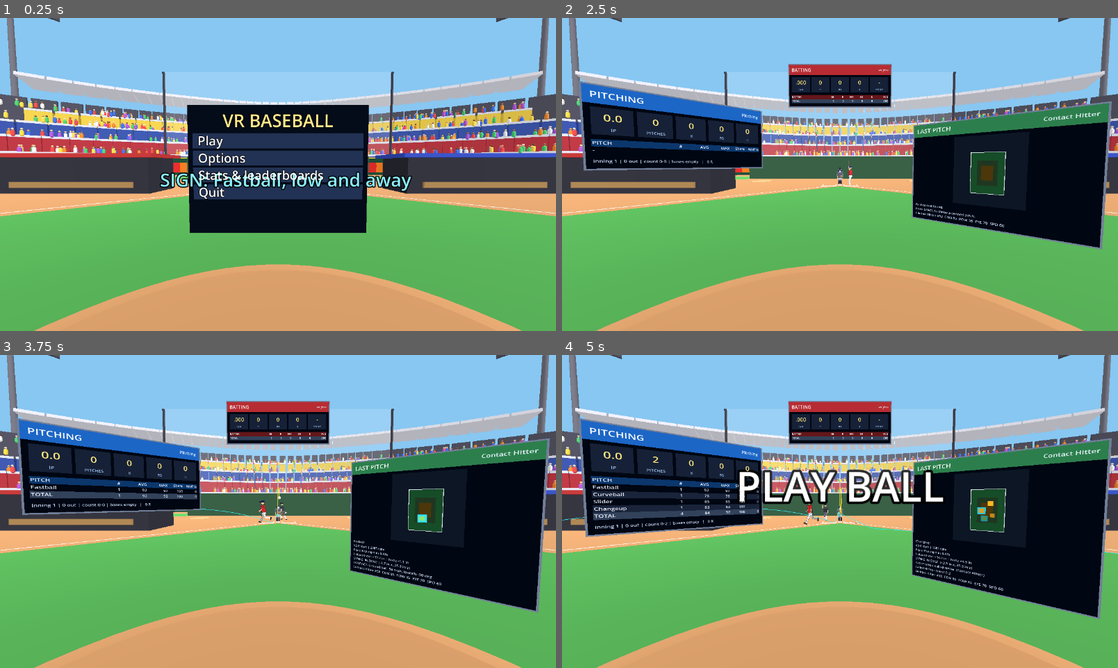
Above: before the commit, frames 1-4 (two rows, left to right).
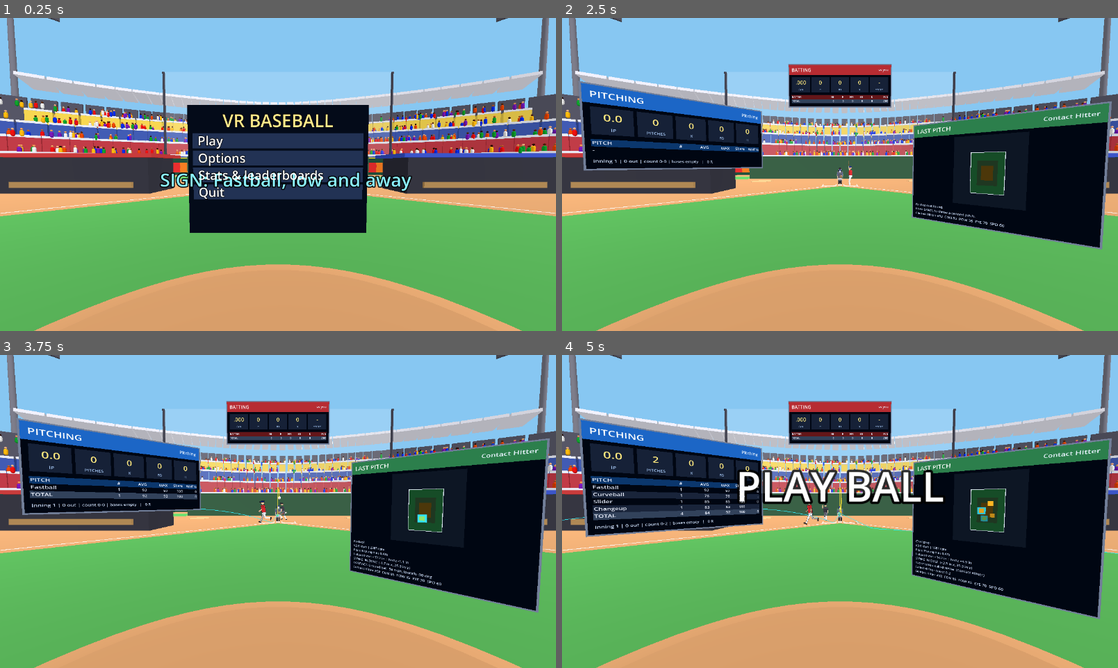
Above: after the commit, the same moments.

Repository: jbax-and-his-ai-pals/009-vr-baseball
Game: Godot game, scene res://scenes/bullpen.tscn
Two runs of this game, one before a commit and one after it. Both use one fixed random seed, a clock stepped at 60 frames per second and the inputs below.
Inputs (mouse positions are in pixels of both pictures, inside the frame that each line leads up to):
- Up to frame 1 (0.25 s): no input
- Up to frame 2 (2.5 s): tap Enter (ui_accept) at 0.5, 0.77, 1.25, 2 s; move the mouse to (962, 158) at 0.52 s; hold Up 0.53-1.25 s; tap Space (ui_select) at 0.6, 2.3 s; click (962, 158) at 0.67 s; drag from (728, 190) to (812, 237) at 1.27 s; move the mouse to (895, 105) at 2.02 s; hold Up from 2.03 s (still down); tap P at 2.1 s
- Up to frame 3 (3.75 s): release Up at 2.75 s; tap Enter (ui_accept) at 2.75 s; drag from (250, 574) to (111, 464) at 2.77 s; move the mouse to (444, 558) at 3.52 s; hold Down from 3.53 s (still down); tap Keypad Enter at 3.6 s
- Up to frame 4 (5 s): tap Enter (ui_accept) at 3.77 s; tap Space (ui_select) at 3.8 s; release Down at 4.25 s; drag from (673, 464) to (756, 433) at 4.27 s

The runs differ from the first frame. In frame 1, 2.0% of the frame differs, in the area x 0-100%, y 25-44%; in frame 2, 0.9%; in frame 3, 0.9%; in frame 4, 0.6%.

Commit message:
Animated crowd: a sway shader, and the park stands for homers, runs and big moments
Co-Authored-By: Claude Sonnet 5.5 <noreply@anthropic.com>

Diff:
--- a/scripts/bullpen.gd
+++ b/scripts/bullpen.gd
@@ -392,6 +392,8 @@
 	_sync_batter()
 	if not _xr_active:
 		_governor.set_refresh_rate(60.0)  # a desktop window is judged against 60 Hz, not a headset's 90
+	if "--excite" in OS.get_cmdline_user_args():
+		_stadium.pulse(1.0)                  # debug: the crowd on its feet (it settles over about five seconds)
 	_perf_log = "--perf" in OS.get_cmdline_user_args()
 	_governor.enabled = not ("--no-governor" in OS.get_cmdline_user_args())
 	_governor.level_changed.connect(_on_quality_changed)
@@ -3223,6 +3225,18 @@
 	return out
 
 
+## How far the crowd gets to its feet for this event (0 for nothing special).
+func _crowd_excitement(ev: Dictionary) -> float:
+	match String(ev.get("result", "")):
+		"home_run":
+			return 1.0
+		"triple", "double":
+			return 0.5
+		"strikeout":
+			return 0.3
+	return 0.6 if int(ev.get("runs", 0)) > 0 else 0.0
+
+
 ## After anything that changes the game: next batter, runners, scoreboard, game over.
 func _after_event(ev: Dictionary, extra: Dictionary = {}) -> void:
 	if ev.is_empty():
@@ -3231,6 +3245,8 @@
 		ev = _bottom_event(ev, extra)
 	if _sound != null:
 		_sound.crowd_react(ev, _game)
+	if _stadium != null:
+		_stadium.pulse(_crowd_excitement(ev))
 	match String(ev.get("result", "")):
 		"home_run":
 			_haptics.play("rumble", 1.0)
--- a/scripts/stadium.gd
+++ b/scripts/stadium.gd
@@ -248,7 +248,7 @@
 	mm.multimesh.visible_instance_count = placed
 	_crowd_mm = mm
 	_crowd_placed = placed
-	mm.material_override = _instance_color_material()
+	mm.material_override = _crowd_material(0.0)
 	add_child(mm)
 
 	# Heads on the bodies: a second multimesh so fans read as people, not capsules.
@@ -264,7 +264,7 @@
 		xf.origin += Vector3(0.0, 0.62, 0.0)
 		hm.multimesh.set_instance_transform(i, xf)
 		hm.multimesh.set_instance_color(i, skin[(i * 7 + 3) % skin.size()])
-	hm.material_override = _instance_color_material()
+	hm.material_override = _crowd_material(0.62)
 	add_child(hm)
 	_heads_mm = hm
 	_heads_placed = placed
@@ -401,6 +401,43 @@
 # --------------------------------------------------------------------------- helpers
 
 var _inst_mat: StandardMaterial3D
+var _crowd_mats: Array[ShaderMaterial] = []
+var _excite := 0.0                          # how worked up the crowd is now, 0..1
+var _excite_target := 0.0
+
+
+## The fans' material: sways all the time, stands and bounces with `excite` (see shaders/crowd.gdshader).
+func _crowd_material(anchor_y: float) -> ShaderMaterial:
+	var m := ShaderMaterial.new()
+	m.shader = load("res://shaders/crowd.gdshader")
+	m.set_shader_parameter("anchor_y", anchor_y)
+	m.set_shader_parameter("excite", _excite)
+	_crowd_mats.append(m)
+	return m
+
+
+## The crowd gets excited (a homer is 1.0, a run 0.6): it jumps up at once and settles over a few seconds.
+func pulse(amount: float) -> void:
+	_excite_target = maxf(_excite_target, clampf(amount, 0.0, 1.0))
+	_excite = maxf(_excite, _excite_target)
+	_apply_excite()
+
+
+func excitement() -> float:
+	return _excite
+
+
+func _apply_excite() -> void:
+	for m in _crowd_mats:
+		m.set_shader_parameter("excite", _excite)
+
+
+func _process(delta: float) -> void:
+	if _excite <= 0.0 and _excite_target <= 0.0:
+		return
+	_excite_target = maxf(_excite_target - delta / 5.0, 0.0)      # the cheer lasts about five seconds
+	_excite = maxf(_excite_target, _excite - delta / 1.2)
+	_apply_excite()
 
 
 ## Material for multimeshes that carry a color per instance (fans, ad boards).
--- /dev/null
+++ b/shaders/crowd.gdshader
@@ -0,0 +1,29 @@
+shader_type spatial;
+render_mode cull_back, diffuse_lambert, specular_disabled;
+// The crowd: every fan sways a little, and when the park gets excited they stand up and bounce.
+// One MultiMesh, no per-fan code: the phase comes from where the fan sits.
+
+uniform float excite : hint_range(0.0, 1.0) = 0.0;   // 0 sitting, 1 on their feet cheering
+uniform float anchor_y = 0.0;                         // height of this mesh's center above the fan's body center (heads use 0.62)
+
+varying vec3 tint;
+
+vec3 srgb_to_linear(vec3 c) {
+	return mix(pow((c + vec3(0.055)) / 1.055, vec3(2.4)), c / 12.92, step(c, vec3(0.04045)));
+}
+
+void vertex() {
+	tint = srgb_to_linear(COLOR.rgb);
+	vec3 wp = MODEL_MATRIX[3].xyz;
+	float phase = fract(sin(dot(wp.xz, vec2(12.9898, 78.233))) * 43758.5453) * 6.2831;
+	float idle = 0.012 * sin(TIME * 1.3 + phase);
+	float bounce = excite * 0.09 * (0.5 + 0.5 * sin(TIME * 7.5 + phase * 3.0));
+	float stand = excite * 0.12 * (VERTEX.y + anchor_y + 0.5);
+	VERTEX.y += idle + bounce + stand;
+	VERTEX.x += excite * 0.03 * sin(TIME * 5.0 + phase);
+}
+
+void fragment() {
+	ALBEDO = tint;
+	ROUGHNESS = 1.0;
+}
--- /dev/null
+++ b/tests/crowd_test.gd
@@ -0,0 +1,51 @@
+extends SceneTree
+## The animated crowd: the fans' shader loads, the park's excitement jumps on a big moment and settles
+## over a few seconds, and the scene picks how excited by what happened.
+## Run: godot --headless --path . -s res://tests/crowd_test.gd
+
+var _failures := 0
+
+
+func _check(ok: bool, msg: String) -> void:
+	print(("PASS  " if ok else "FAIL  ") + msg)
+	if not ok:
+		_failures += 1
+
+
+func _init() -> void:
+	var shader: Shader = load("res://shaders/crowd.gdshader")
+	_check(shader != null and shader.code.contains("excite") and shader.code.contains("TIME"), "the crowd shader loads and moves with time and excitement")
+	var st := Stadium.new()
+	st.crowd_count = 200
+	root.add_child(st)
+	await process_frame
+	_check(st._crowd_mats.size() == 2, "fans and heads each have the shader material")
+	_check(st._crowd_mm.material_override is ShaderMaterial and st._heads_mm.material_override is ShaderMaterial, "and they are on the two multimeshes")
+	_check(float(st._crowd_mats[1].get_shader_parameter("anchor_y")) > 0.5 and float(st._crowd_mats[0].get_shader_parameter("anchor_y")) == 0.0, "heads are anchored above the body so they rise with it")
+	_check(st.excitement() == 0.0, "a calm crowd to start")
+	st.pulse(1.0)
+	_check(st.excitement() == 1.0 and float(st._crowd_mats[0].get_shader_parameter("excite")) == 1.0, "a homer puts them on their feet at once")
+	st.pulse(0.3)
+	_check(st.excitement() == 1.0, "a smaller moment does not calm them")
+	st._process(2.5)
+	var mid := st.excitement()
+	_check(mid > 0.3 and mid < 0.8, "they settle gradually (%.2f after 2.5 s)" % mid)
+	st._process(4.0)
+	_check(st.excitement() == 0.0 and float(st._crowd_mats[1].get_shader_parameter("excite")) == 0.0, "and are sitting again after about six seconds")
+	st.pulse(5.0)
+	_check(st.excitement() == 1.0, "excitement is capped at 1")
+	st.queue_free()
+
+	ThrowLogger.override_path = "user://test_throws.jsonl"
+	var bp: Node3D = load("res://scenes/bullpen.tscn").instantiate()
+	bp.menu_on_start = false
+	root.add_child(bp)
+	await process_frame
+	_check(bp._crowd_excitement({"result": "home_run"}) == 1.0 and bp._crowd_excitement({"result": "double"}) == 0.5 and bp._crowd_excitement({"result": "strikeout"}) == 0.3, "the scene picks how excited: homer, double, strikeout")
+	_check(bp._crowd_excitement({"result": "single", "runs": 1}) == 0.6 and bp._crowd_excitement({"result": "out"}) == 0.0, "a run scores a cheer, an ordinary out nothing")
+	bp._after_event({"result": "home_run", "runs": 1, "pa_over": false, "half_over": false, "game_over": false, "text": "", "batter": null})
+	_check(bp._stadium.excitement() == 1.0, "a home run in the game gets the crowd up")
+	bp.queue_free()
+
+	print("FAILURES: %d" % _failures)
+	quit(1 if _failures > 0 else 0)
Not shown, added: shaders/crowd.gdshader.uid
Not shown, added: tests/hand_models_test.gd.uid
Not shown, changed: ROADMAP.md
